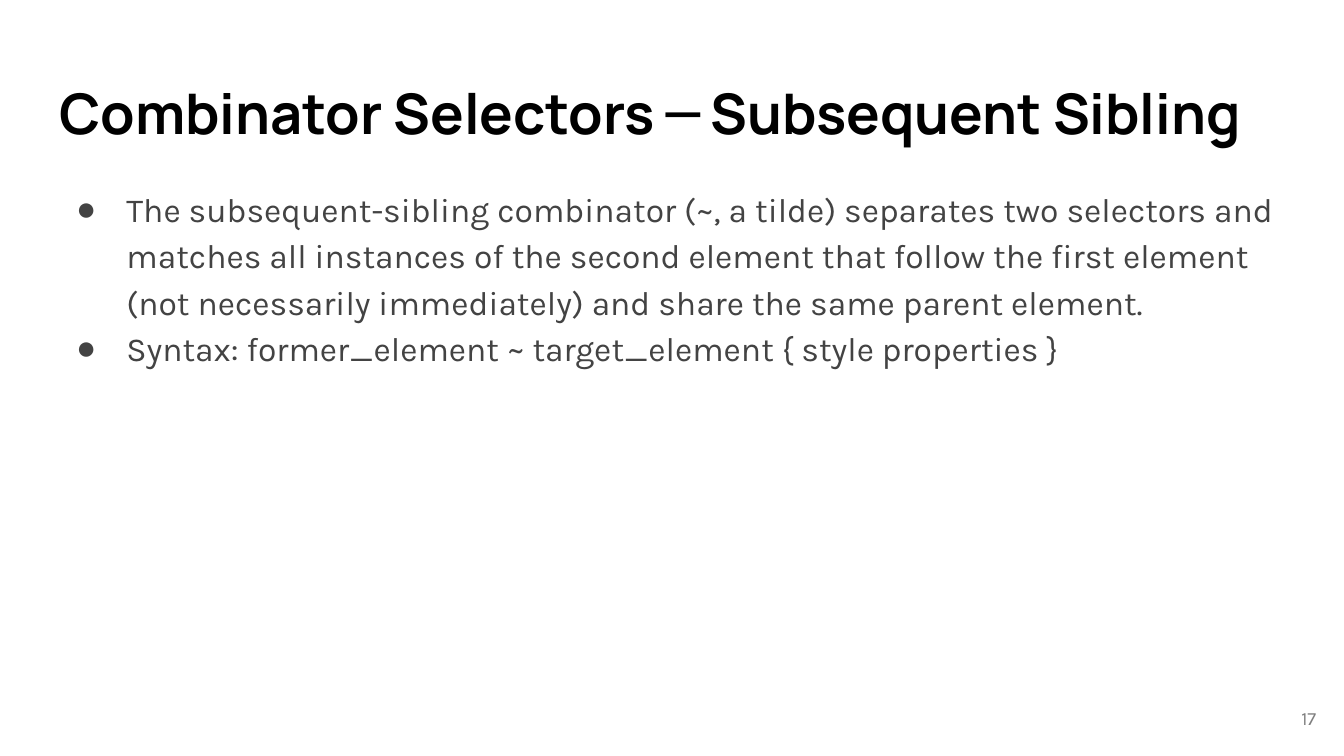
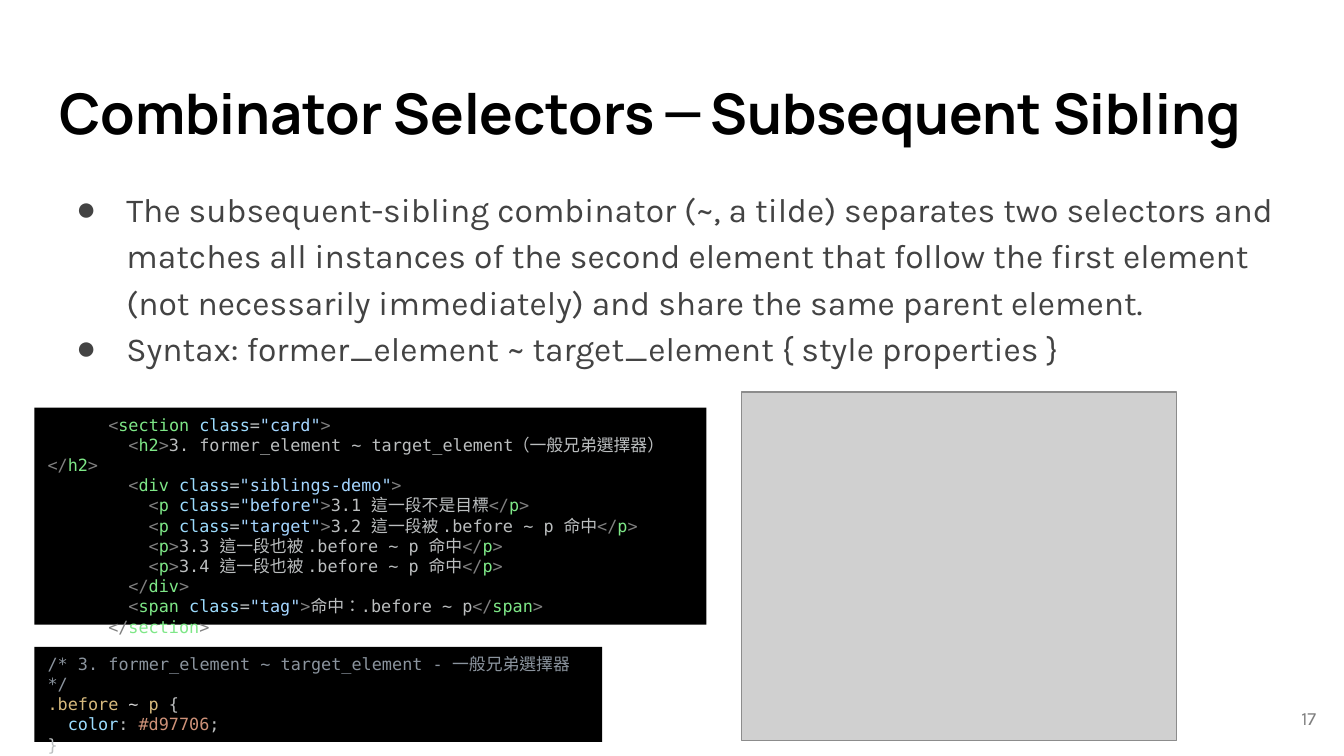
Before and after one commit to lancwyy/WebDev, a slide deck: slide 17 of Lecture_Materials/03-CSS.pptx. Drawn at 1344x756 pixels with LibreOffice and Linux fonts; fonts in the diff are those of the drawing; grey boxes stand for pictures. Boxes give left, top, right and bottom in pixels: in the first picture for what was removed or moved away, otherwise in the second. Text is boxed around its words. In the diff, an @@ line names an element or a change of style, - is before the commit and + after.

```diff
--- a/Lecture_Materials/03-CSS.pptx
+++ b/Lecture_Materials/03-CSS.pptx
@@ rectangle added at [35,407,707,625], fill #000000, 9 pt, text #BBBEBF @@
+<section class="card">
+<h2>3. former_element ~ target_element（一般兄弟選擇器）</h2>
+<div class="siblings-demo">
+<p class="before">3.1 這一段不是目標</p>
+<p class="target">3.2 這一段被 .before ~ p 命中</p>
+<p>3.3 這一段也被 .before ~ p 命中</p>
+<p>3.4 這一段也被 .before ~ p 命中</p>
+</div>
+<span class="tag">命中：.before ~ p</span>
+</section>
@@ picture added at [742,392,1177,742] @@
@@ rectangle added at [35,646,602,742], fill #000000, 9 pt, text #8B949E @@
+/* 3. former_element ~ target_element - 一般兄弟選擇器 */
+.before ~ p {
+color: #d97706;
+}
```
Also in this commit, not shown: 24 other slides changed, 1 slide added, 3 slides removed, 14 other files.
